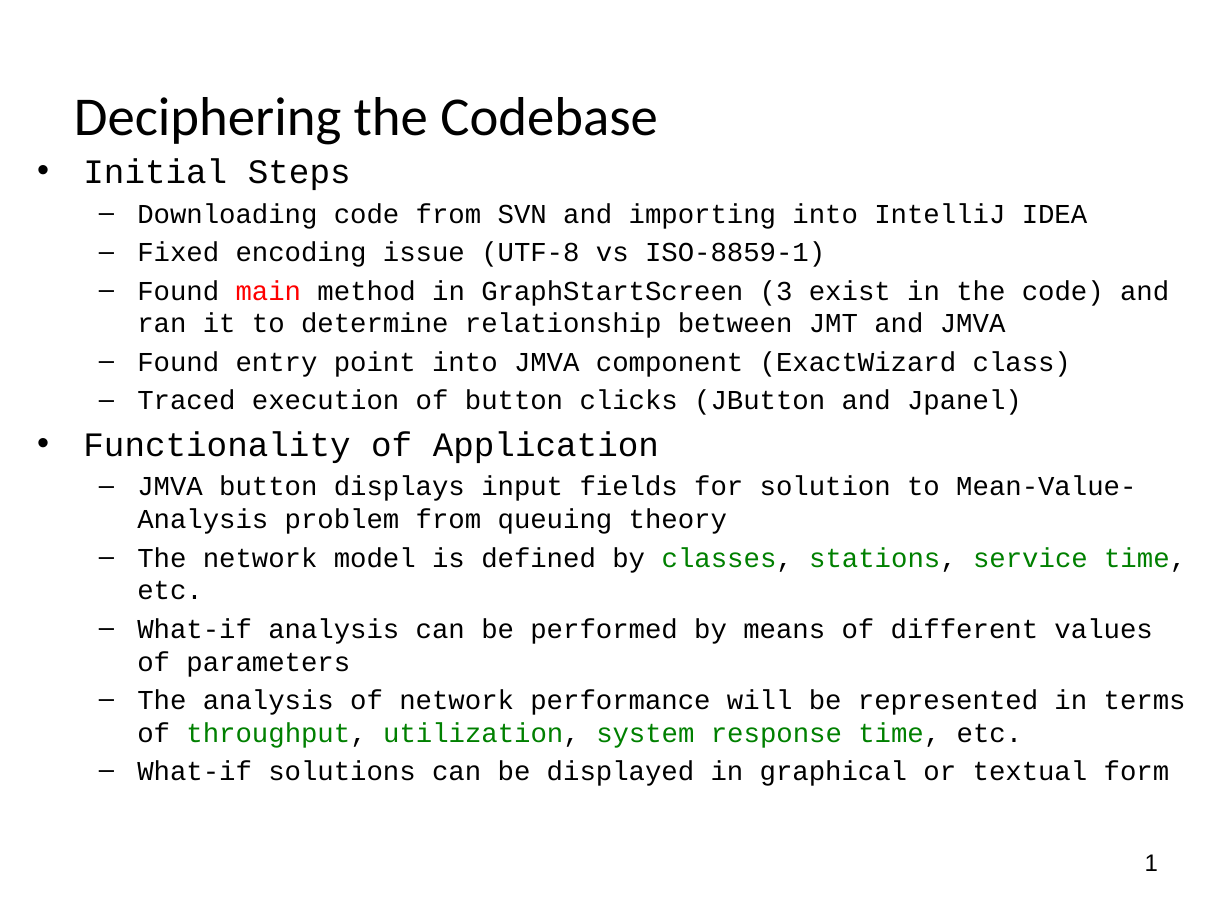
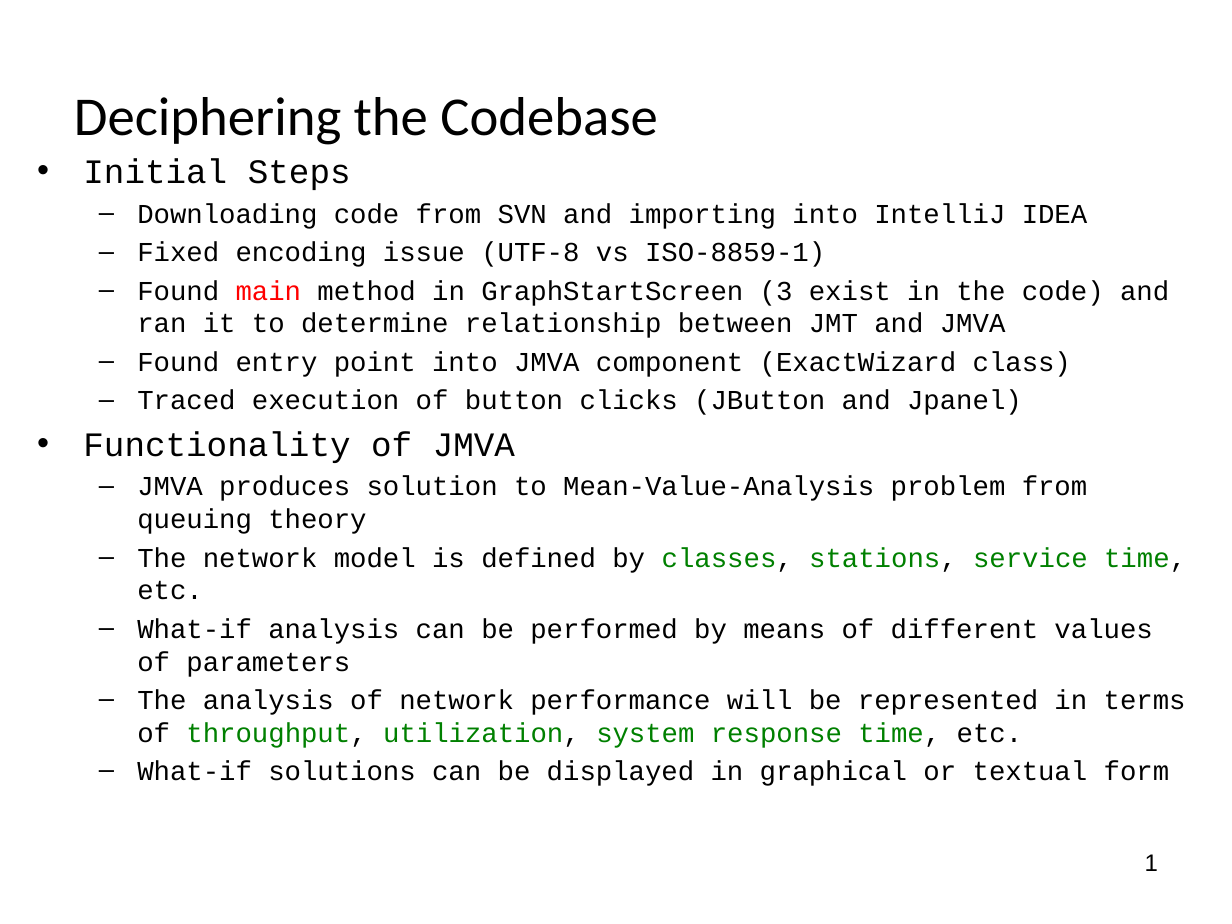
Before and after one commit to pavelgrib/SE_CW1, a slide deck: slide 2 of jmva_presentation.pptx. Drawn at 1232x924 pixels with LibreOffice and Linux fonts; fonts in the diff are those of the drawing; background and template pictures are left out. Boxes give left, top, right and bottom in pixels: in the first picture for what was removed or moved away, otherwise in the second. Text is boxed around its words. In the diff, an @@ line names an element or a change of style, - is before the commit and + after.

Commit message:
ppt update

```diff
--- a/jmva_presentation.pptx
+++ b/jmva_presentation.pptx
@@ text at (x1=83, y1=431, x2=1088, y2=534): text changed @@
-• Functionality of Application
-  – JMVA button displays input fields for solution to Mean-Value-Analysis problem from queuing theory
+• Functionality of JMVA
+  – JMVA produces solution to Mean-Value-Analysis problem from queuing theory
```
Also in this commit, not shown: 2 other slides changed, 1 slide added, 1 other file.
